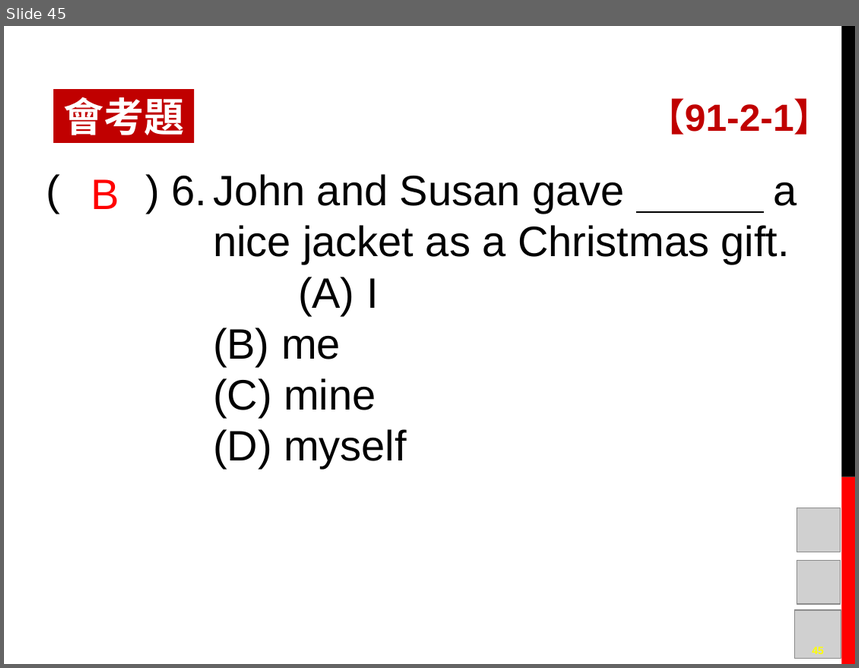
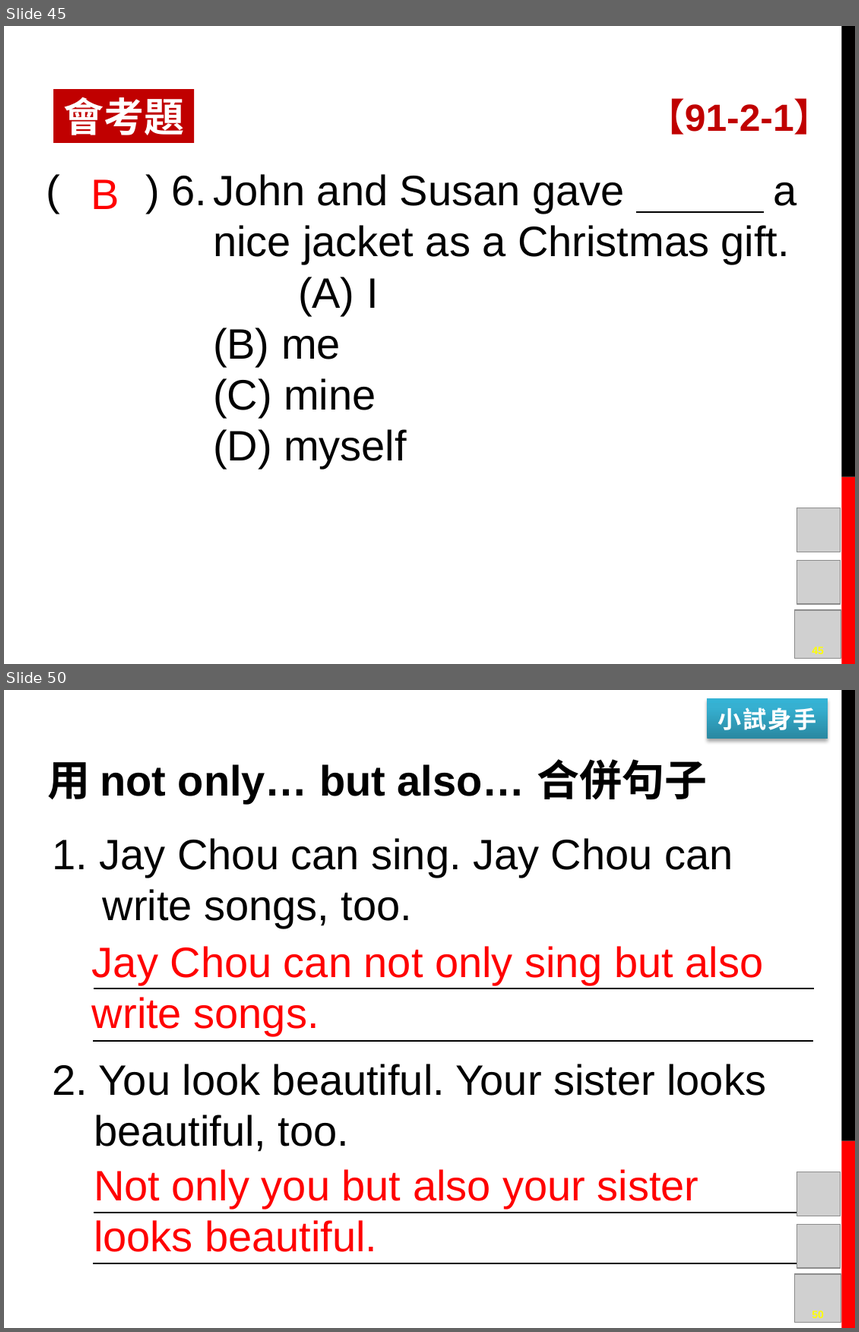
Before and after one commit to mousterchung/backup_data_from_desktop, a slide deck: school/junior_high_school/original_class/英語/八下講義/英語講義L05.pptx. Shown one above the other, each under a label of ours: slide 45 before the commit, slides 45 and 50 after it; the slides between them are not shown. The pictures are 859x668 and 859x1332 pixels, drawn with LibreOffice and Linux fonts; fonts in the diff are those of the drawing; grey boxes stand for pictures; background and template pictures are left out. Boxes give left, top, right and bottom in pixels: in the first picture for what was removed or moved away, otherwise in the second. Text is boxed around its words. In the diff, an @@ line names an element or a change of style, - is before the commit and + after.

```diff
--- a/school/junior_high_school/original_class/英語/八下講義/英語講義L05.pptx
+++ b/school/junior_high_school/original_class/英語/八下講義/英語講義L05.pptx
@@ slide 50 added at <box>4,690,855,1328</box>, background #FFFFFF; not listed: 2 template elements that a slide beside it also shows @@
@@ rectangle added at <box>707,698,828,739</box>, fill gradient #2A88A2 to #37B1D2 to #34B4D6, 20 pt, text #FFFFFF, bold @@
+小試身手
@@ text added at <box>48,759,708,803</box>, 36 pt, text #000000, bold @@
+用 not only… but also… 合併句子
@@ text added at <box>92,946,764,1036</box>, 36 pt, text #FF0000 @@
+Jay Chou can not only sing but also write songs.
@@ text added at <box>94,1170,699,1252</box>, 36 pt, text #FF0000 @@
+Not only you but also your sister looks beautiful.
@@ picture added at <box>797,1173,841,1216</box> @@
@@ picture added at <box>797,1224,840,1268</box> @@
@@ group added at <box>52,838,814,1264</box>: 4 lines, 1 text @@
+1. Jay Chou can sing. Jay Chou can write songs, too.
+2. You look beautiful. Your sister looks beautiful, too.
@@ picture added at <box>794,1274,842,1323</box> @@
@@ page number added at <box>812,1311,824,1319</box>, 9 pt, text #FFFF00, bold @@
+50
```
Also in this commit, not shown: 30 other slides added.
